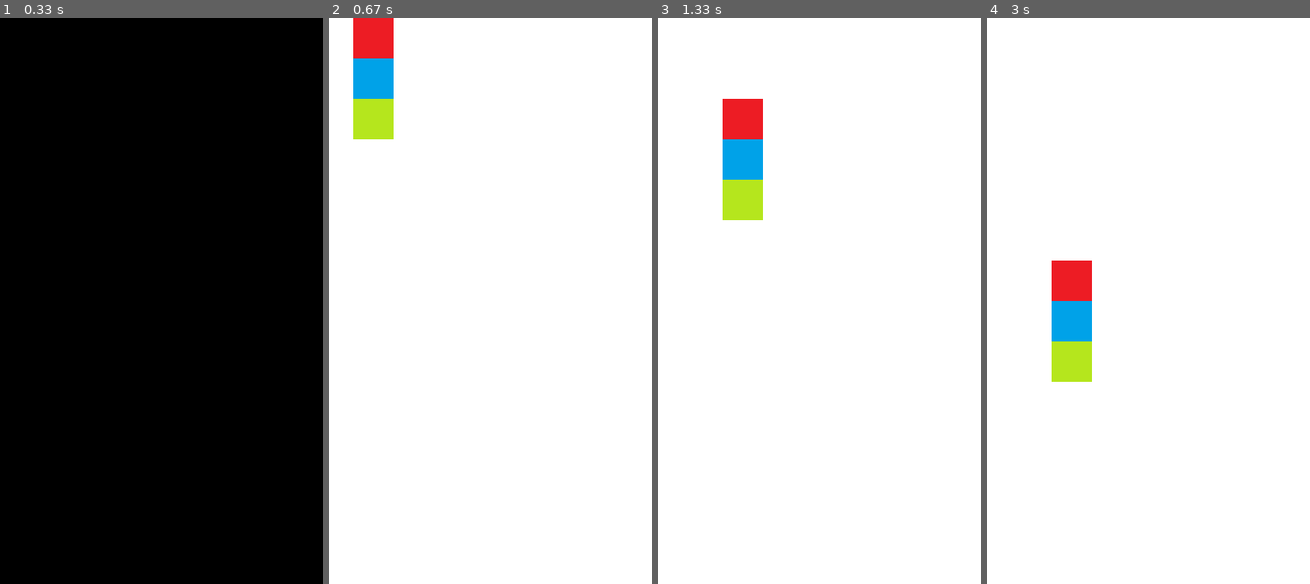
Above: before the commit, frames 1-4 (left to right).
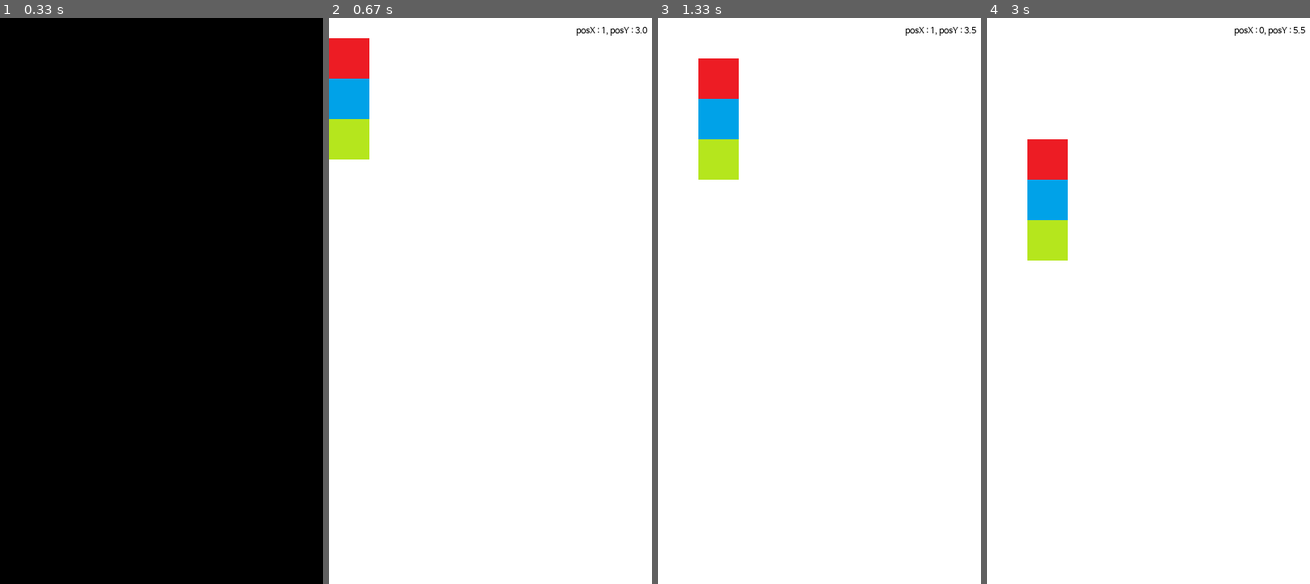
Above: after the commit, the same moments.

Repository: 0421cjy/pygames
Game: pygame game, started from 04_columns/columns.py
Same seed, same stepped clock (60 frames per second), same inputs: the game is played once before the commit and once after it.
Inputs:
- Up to frame 1 (0.33 s): no input
- Up to frame 2 (0.67 s): hold Right from 0.33 s (still down)
- Up to frame 3 (1.33 s): release Right at 0.8 s; hold Right from 0.83 s (still down)
- Up to frame 4 (3 s): release Right at 1.33 s; hold Left 1.37-2.1 s; hold Left 2.13-2.98 s

Frame 1 is identical in both runs. In frame 2, 4.0% of the frame differs, in the area x 0-99%, y 0-25%; in frame 3, 4.8%; in frame 4, 5.5%, in the area x 12-99%, y 1-65%.

Commit message:
add font

Diff:
--- a/04_columns/columns.py
+++ b/04_columns/columns.py
@@ -12,11 +12,14 @@
 import random
 import time
 
+TARGET_FPS = 3
+
 # colors
 white = (255, 255, 255)
 
 color_list = ['red', 'orange', 'yellow', 'green', 'blue', 'purple']
 block_list = []
+cur_move_block_list = []
 next_block = []
 move_direction = []
 
@@ -36,7 +39,7 @@
     'isMove' : True
 }
 
-block_list.append(block)
+cur_move_block_list.append(block)
 
 block2 = {
     'x' : 0,
@@ -46,7 +49,7 @@
     'isMove' : True
 }
 
-block_list.append(block2)
+cur_move_block_list.append(block2)
 
 block3 = {
     'x' : 0,
@@ -56,7 +59,7 @@
     'isMove' : True
 }
 
-block_list.append(block3)
+cur_move_block_list.append(block3)
 
 dir = {
     'dir' : 'Down'
@@ -65,19 +68,33 @@
 move_direction.append(dir)
 
 def MoveRight():
-    for x in range(len(block_list)):
-        if(block_list[x]['isMove'] == True):
-            block_list[x]['x'] += 1
+    if(move_direction[0]['dir'] == 'Stop'):
+        return
+
+    for x in range(len(cur_move_block_list)):
+        if(cur_move_block_list[x]['isMove'] == True):
+            cur_move_block_list[x]['x'] += 1
 
 def MoveLeft():
-    for x in range(len(block_list)):
-        if(block_list[x]['isMove'] == True):
-            block_list[x]['x'] -= 1
+    if(move_direction[0]['dir'] == 'Stop'):
+        return
+
+    for x in range(len(cur_move_block_list)):
+        if(cur_move_block_list[x]['isMove'] == True):
+            cur_move_block_list[x]['x'] -= 1
 
 def MoveDown():
-    for x in range(len(block_list)):
-        if(block_list[x]['isMove'] == True):
-            block_list[x]['y'] += 1
+    if(move_direction[0]['dir'] == 'Stop'):
+        return
+
+    for x in range(len(cur_move_block_list)):
+        if(cur_move_block_list[x]['isMove'] == True):
+            cur_move_block_list[x]['y'] += 0.5
+
+        if(cur_move_block_list[x]['y'] == 5):
+            #일정 위치가 되거나 기존 블록과 충돌하면 정지한다.
+            move_direction[0]['dir'] = 'Stop'
+            MoveToFix()
 
 def Move():
     if(move_direction[0]['dir'] == 'Left'):
@@ -88,11 +105,25 @@
         move_direction[0]['dir'] = 'Down'
     if(move_direction[0]['dir'] == 'Down'):
         MoveDown()
-    time.sleep(0.4)
+
+def PrintPos():
+    textSurfaceObj = fontObj.render('posX : {0}, posY : {1}'.format(cur_move_block_list[2]['x'], cur_move_block_list[2]['y']) , True, (0, 0, 0))
+    textRectObj = textSurfaceObj.get_rect()
+    textRectObj.center = (350, 15)
+    screen.blit(textSurfaceObj, textRectObj)
+
+def MoveToFix():
+    for x in range(len(cur_move_block_list)):
+        block_list.append(cur_move_block_list[x])
+
+clock = pygame.time.Clock()
 
 pygame.init()
 screen = pygame.display.set_mode((400,700))
 pygame.display.set_caption('columns')
+
+#font
+fontObj = pygame.font.Font('font/nanum.ttf', 11)
 
 while 1:
     for event in pygame.event.get():
@@ -107,10 +138,16 @@
 
     screen.fill(white)
 
+    for x in range(len(cur_move_block_list)):
+        img = cur_move_block_list[x]['img']
+        screen.blit(img, (cur_move_block_list[x]['x'] * 50, cur_move_block_list[x]['y'] * 50))
+
     for x in range(len(block_list)):
         img = block_list[x]['img']
-        screen.blit(img, (block_list[x]['x'] * 50 + 30, block_list[x]['y'] * 50))
+        screen.blit(img, (block_list[x]['x'] * 50, block_list[x]['y'] * 50))
 
     Move()
+    PrintPos()
+    clock.tick(TARGET_FPS)
 
     pygame.display.flip()
Binary file added: 04_columns/font/nanum.ttf
